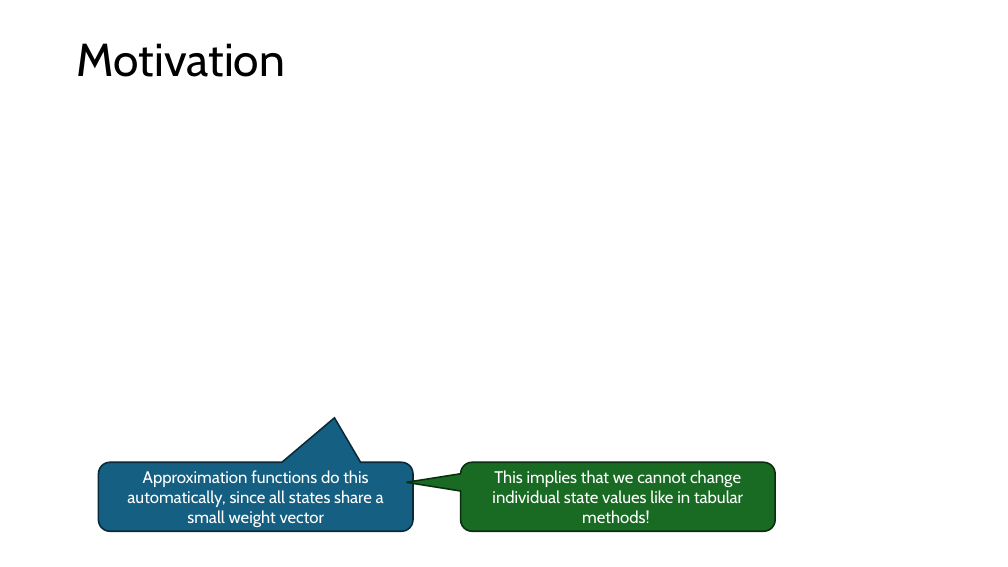
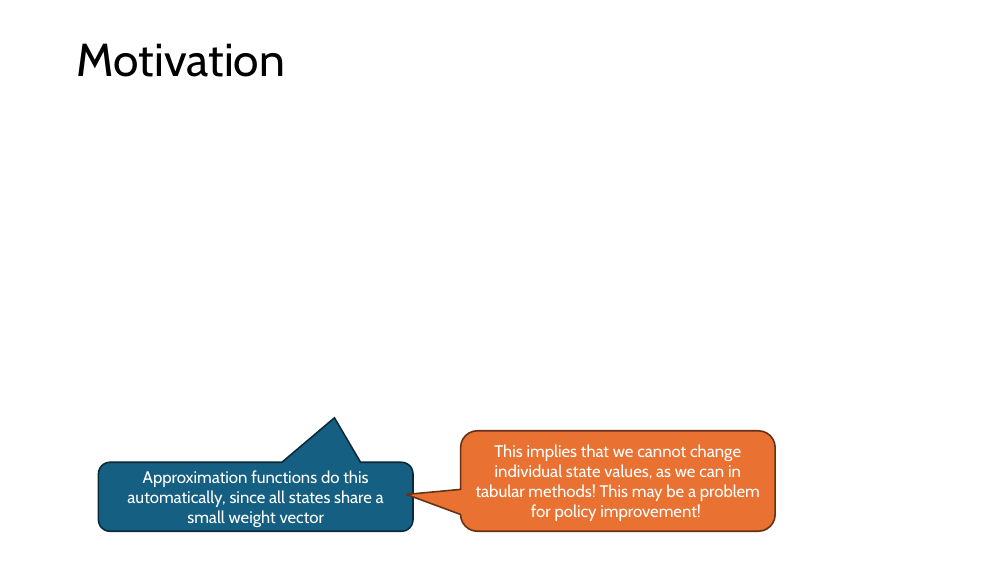
Before and after one commit to mhahsler/Introduction_to_Reinforcement_Learning, a slide deck: slide 5 of slides/Lecture_Chapter09.pptx. Drawn at 1008x567 pixels with LibreOffice and Linux fonts; fonts in the diff are those of the drawing; grey boxes stand for pictures. Boxes give left, top, right and bottom in pixels: in the first picture for what was removed or moved away, otherwise in the second. Text is boxed around its words. In the diff, an @@ line names an element or a change of style, - is before the commit and + after.

```diff
--- a/slides/Lecture_Chapter09.pptx
+++ b/slides/Lecture_Chapter09.pptx
@@ rounded speech box "This implies that we cannot ...": place and size @@
-rounded speech box "This implies that we cannot ..." at [461, 462, 775, 531]
+rounded speech box "This implies that we cannot ..." at [461, 431, 775, 532]
@@ rounded speech box "This implies that we cannot ..." at [461, 431, 775, 532]: fill #196B24 to #E97132; outline #0B2F10 1.5 pt to #663216 1.5 pt; proportions changed @@
@@ text in rounded speech box at [476, 444, 760, 521]: text changed @@
-This implies that we cannot change individual state values like in tabular methods!
+This implies that we cannot change individual state values, as we can in tabular methods! This may be a problem for policy improvement!
```
Also in this commit, not shown: 5 other slides changed, 1 slide added, 5 other files.
